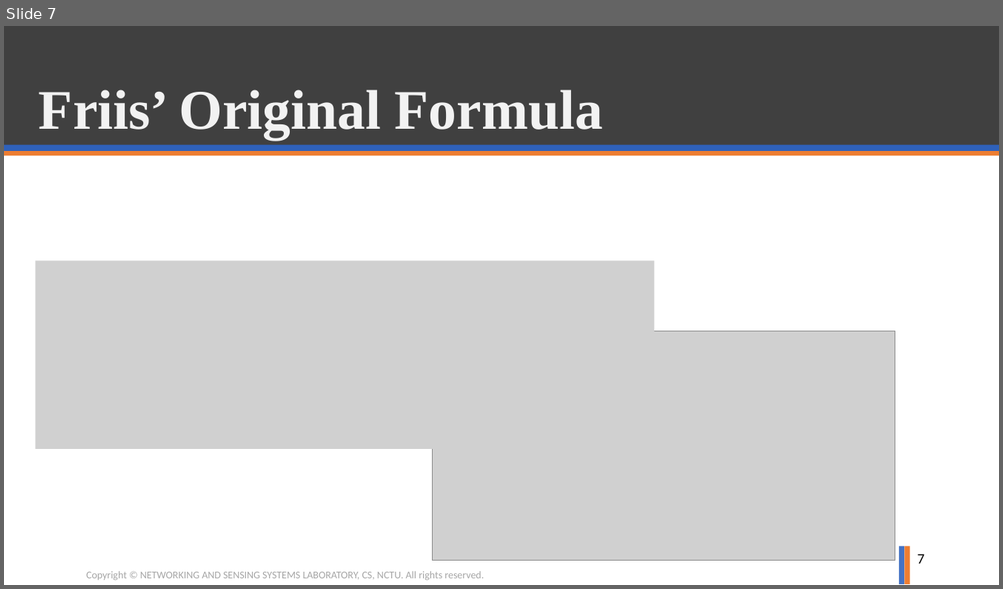
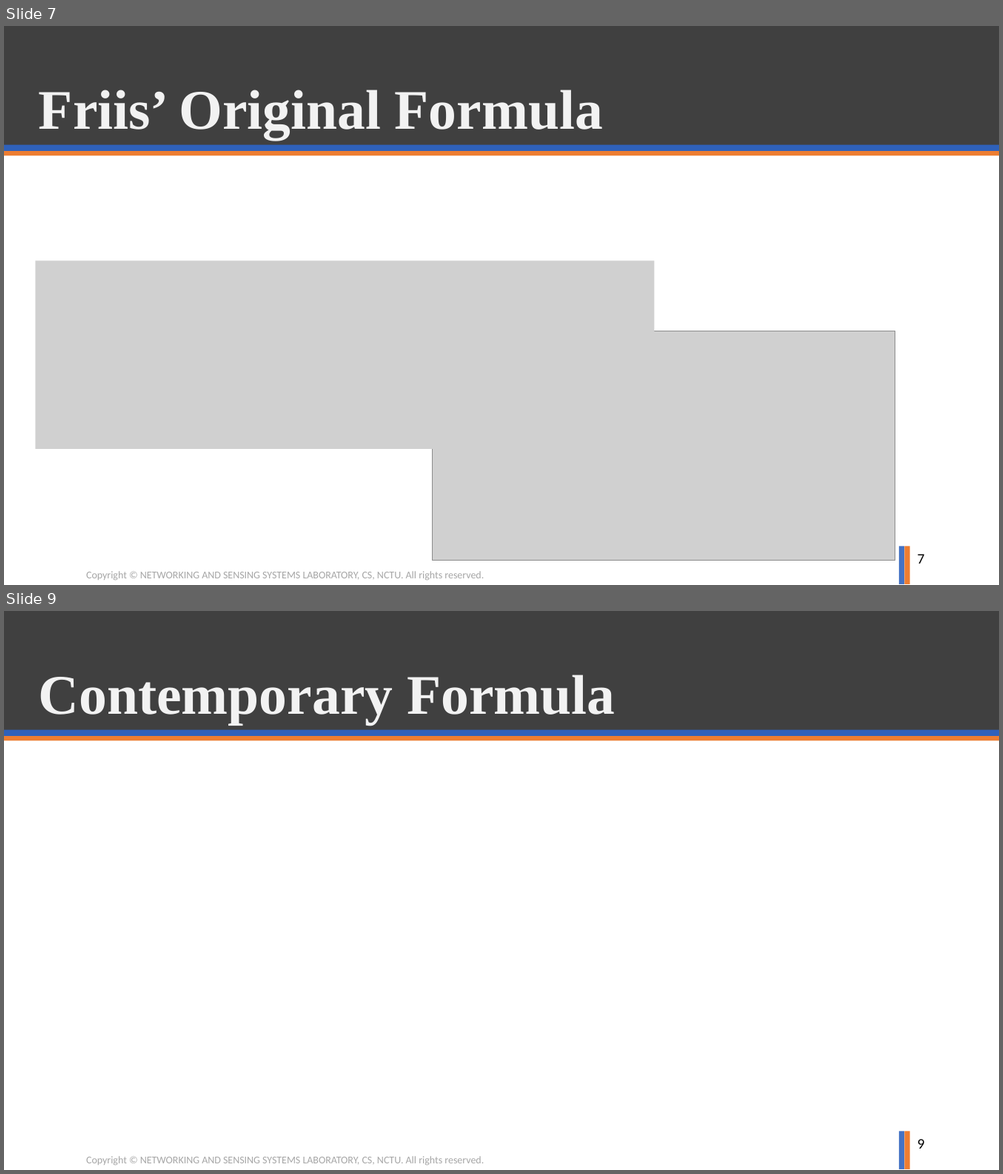
Before and after one commit to ghostkingwilly/Signal_Training_Freshman, a slide deck: Freshman_Training.pptx. Shown one above the other, each under a label of ours: slide 7 before the commit, slides 7 and 9 after it; the slides between them are not shown. The pictures are 1003x589 and 1003x1174 pixels, drawn with LibreOffice and Linux fonts; fonts in the diff are those of the drawing; grey boxes stand for pictures; background and template pictures are left out. Boxes give left, top, right and bottom in pixels: in the first picture for what was removed or moved away, otherwise in the second. Text is boxed around its words. In the diff, an @@ line names an element or a change of style, - is before the commit and + after.

```diff
--- a/Freshman_Training.pptx
+++ b/Freshman_Training.pptx
@@ slide 9 added at box(4, 611, 999, 1170), background #FFFFFF; not listed: 6 template elements that a slide beside it also shows @@
@@ title added at box(39, 675, 614, 725), 54 pt, text #F2F2F2, bold @@
+Contemporary Formula
@@ page number added at box(917, 1139, 925, 1149), 14 pt, text #000000 @@
+9
```
Also in this commit, not shown: 1 slide changed, 2 other slides added, 1 other file.
